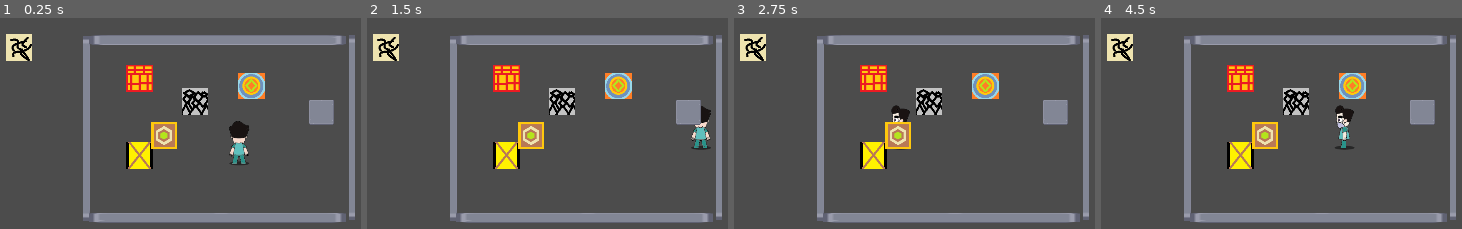
Above: before the commit, frames 1-4 (left to right).
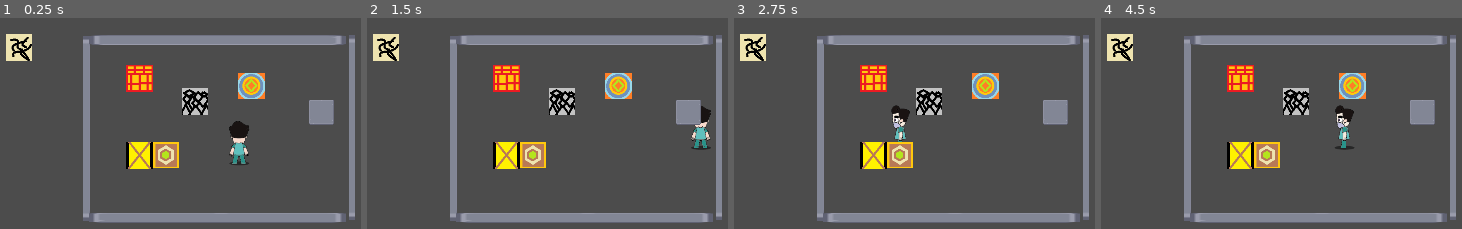
Above: after the commit, the same moments.

Repository: GaEsRaRe/UPCGameJam2018
Game: Godot game, scene res://Scenes/test.tscn
The game is run twice, just before and just after one commit, with the same random seed, the same clock (stepped at 60 frames per second) and the same inputs.
Inputs:
- Up to frame 1 (0.25 s): no input
- Up to frame 2 (1.5 s): tap Enter at 0.5 s; hold Right (ui_right) from 0.53 s (still down); tap Up (ui_up) at 0.77 s; tap Space at 1.25 s
- Up to frame 3 (2.75 s): tap Up (ui_up) at 1.52 s; tap Enter at 2 s; release Right (ui_right) at 2.03 s; hold Left (ui_left) from 2.03 s (still down)
- Up to frame 4 (4.5 s): tap Space at 2.75, 4.25 s; release Left (ui_left) at 2.78 s; hold Right (ui_right) 2.78-4.28 s; tap Up (ui_up) at 3.02, 3.77 s; tap Enter at 3.5 s; hold Left (ui_left) from 4.28 s (still down)

The runs differ from the first frame. In frame 1, 1.5% of the frame differs, in the area x 41-50%, y 49-72%; in frame 2, 1.5%; in frame 3, 1.5%; in frame 4, 1.5%.

Commit message:
Dat
Dat

Diff:
--- a/Assets/Breakable.tscn
+++ b/Assets/Breakable.tscn
@@ -18,7 +18,7 @@
 custom_solver_bias = 0.0
 extents = Vector2( 10, 95 )
 
-[node name="Breakable" type="StaticBody2D" index="0"]
+[node name="Breakable" type="StaticBody2D"]
 
 input_pickable = false
 collision_layer = 1
--- a/Assets/Player.tscn
+++ b/Assets/Player.tscn
@@ -68,7 +68,7 @@
 [node name="AnimatedSprite" type="AnimatedSprite" parent="." index="2"]
 
 frames = SubResource( 2 )
-animation = "UP"
+animation = "DOWN"
 centered = false
 offset = Vector2( 0, -64 )
 _sections_unfolded = [ "Transform" ]
--- a/Assets/Teleport.tscn
+++ b/Assets/Teleport.tscn
@@ -3,14 +3,13 @@
 [ext_resource path="res://Scripts/Teleport.gd" type="Script" id=1]
 [ext_resource path="res://TP.png" type="Texture" id=2]
 
-[sub_resource type="RectangleShape2D" id=6]
+[sub_resource type="RectangleShape2D" id=1]
 
 custom_solver_bias = 0.0
 extents = Vector2( 32, 32 )
 
 [node name="Teleport" type="Area2D"]
 
-editor/display_folded = true
 position = Vector2( 757.139, 225.142 )
 input_pickable = true
 gravity_vec = Vector2( 0, 1 )
--- a/Scenes/1.6.tscn
+++ b/Scenes/1.6.tscn
@@ -6,7 +6,7 @@
 [ext_resource path="res://Assets/Player.tscn" type="PackedScene" id=4]
 [ext_resource path="res://Assets/Breakable.tscn" type="PackedScene" id=5]
 
-[node name="0-0" type="Node2D" index="0"]
+[node name="0-0" type="Node2D"]
 
 _sections_unfolded = [ "Transform" ]
 
--- a/Scenes/MainMenu.tscn
+++ b/Scenes/MainMenu.tscn
@@ -1,17 +1,35 @@
 [gd_scene load_steps=4 format=2]
 
 [ext_resource path="res://fakeMenu.jpg" type="Texture" id=1]
-[ext_resource path="res://Fonts/orange juice 2.0.ttf" type="DynamicFontData" id=2]
+[ext_resource path="res://Fonts/Font.tres" type="DynamicFont" id=2]
 
-[sub_resource type="DynamicFont" id=1]
+[sub_resource type="GDScript" id=1]
 
-size = 123
-use_mipmaps = false
-use_filter = false
-font_data = ExtResource( 2 )
-_sections_unfolded = [ "Extra Spacing", "Font", "Settings" ]
+script/source = "extends Node
+
+# class member variables go here, for example:
+# var a = 2
+# var b = \"textvar\"
+
+func _ready():
+	# Called when the node is added to the scene for the first time.
+	# Initialization here
+	pass
+
+#func _process(delta):
+#	# Called every frame. Delta is time since last frame.
+#	# Update game logic here.
+#	pass
+
+
+func _on_Button_button_down():
+	get_tree().change_scene(\"res://Scenes/Opening.tscn\")
+	pass # replace with function body
+"
 
 [node name="MainMenu" type="Node"]
+
+script = SubResource( 1 )
 
 [node name="Control" type="Control" parent="." index="0"]
 
@@ -66,19 +84,76 @@
 anchor_top = 0.0
 anchor_right = 0.0
 anchor_bottom = 0.0
-margin_left = 1174.0
-margin_top = 162.0
-margin_right = 1699.0
-margin_bottom = 286.0
+margin_left = 95.0
+margin_top = 130.0
+margin_right = 620.0
+margin_bottom = 254.0
 rect_pivot_offset = Vector2( 0, 0 )
 rect_clip_content = false
 mouse_filter = 2
 mouse_default_cursor_shape = 0
 size_flags_horizontal = 1
 size_flags_vertical = 4
-custom_fonts/font = SubResource( 1 )
+custom_fonts/font = ExtResource( 2 )
+custom_colors/font_color = Color( 0, 0, 0, 1 )
 text = "Mind Maze"
 percent_visible = 1.0
 lines_skipped = 0
 max_lines_visible = -1
-_sections_unfolded = [ "custom_fonts" ]
+_sections_unfolded = [ "custom_colors", "custom_fonts", "custom_styles" ]
+
+[node name="Button" type="Button" parent="Control" index="3"]
+
+anchor_left = 0.0
+anchor_top = 0.0
+anchor_right = 0.0
+anchor_bottom = 0.0
+margin_left = 129.0
+margin_top = 475.0
+margin_right = 739.0
+margin_bottom = 605.0
+rect_pivot_offset = Vector2( 0, 0 )
+rect_clip_content = false
+focus_mode = 2
+mouse_filter = 0
+mouse_default_cursor_shape = 0
+size_flags_horizontal = 1
+size_flags_vertical = 1
+custom_fonts/font = ExtResource( 2 )
+toggle_mode = false
+enabled_focus_mode = 2
+shortcut = null
+group = null
+text = "Start Game"
+flat = true
+align = 1
+_sections_unfolded = [ "custom_colors", "custom_fonts", "custom_styles" ]
+
+[node name="Button2" type="Button" parent="Control" index="4"]
+
+anchor_left = 0.0
+anchor_top = 0.0
+anchor_right = 0.0
+anchor_bottom = 0.0
+margin_left = 128.0
+margin_top = 658.0
+margin_right = 738.0
+margin_bottom = 788.0
+rect_pivot_offset = Vector2( 0, 0 )
+rect_clip_content = false
+focus_mode = 2
+mouse_filter = 0
+mouse_default_cursor_shape = 0
+size_flags_horizontal = 1
+size_flags_vertical = 1
+custom_fonts/font = ExtResource( 2 )
+toggle_mode = false
+enabled_focus_mode = 2
+shortcut = null
+group = null
+text = "Credits"
+flat = true
+align = 1
+_sections_unfolded = [ "custom_colors", "custom_fonts", "custom_styles" ]
+
+[connection signal="button_down" from="Control/Button" to="." method="_on_Button_button_down"]
--- /dev/null
+++ b/Scenes/Opening.tscn
@@ -0,0 +1,219 @@
+[gd_scene load_steps=6 format=2]
+
+[ext_resource path="res://blacground.png" type="Texture" id=1]
+[ext_resource path="res://Fonts/trench100free.ttf" type="DynamicFontData" id=2]
+
+[sub_resource type="GDScript" id=3]
+
+script/source = "extends Node2D
+
+onready var animation = get_node(\"Camera2D/AnimationPlayer\")
+export var go = false
+func _ready():
+	animation.play(\"Opening\")
+	set_process(true)
+	pass
+
+func _process(delta):
+	if go:
+		get_tree().change_scene(\"res://Scenes/1-1.tscn\")
+
+	pass"
+
+[sub_resource type="DynamicFont" id=1]
+
+size = 100
+use_mipmaps = false
+use_filter = false
+font_data = ExtResource( 2 )
+_sections_unfolded = [ "Font", "Settings" ]
+
+[sub_resource type="Animation" id=2]
+
+resource_name = "Opening"
+length = 8.0
+loop = false
+step = 0.1
+tracks/0/type = "value"
+tracks/0/path = NodePath("Label:text")
+tracks/0/interp = 1
+tracks/0/loop_wrap = true
+tracks/0/imported = false
+tracks/0/enabled = true
+tracks/0/keys = {
+"times": PoolRealArray( 0, 0.2, 0.4, 0.6, 0.8, 1, 1.2, 1.4, 1.6, 1.8, 2, 2.2, 2.4, 2.6, 2.8, 3, 3.2, 3.4, 3.6 ),
+"transitions": PoolRealArray( 1, 1, 1, 1, 1, 1, 1, 1, 1, 1, 1, 1, 1, 1, 1, 1, 1, 1, 1 ),
+"update": 1,
+"values": [ "", "2", "20", "205", "2058", "2058 M", "2058 ME", "2058 MEM", "2058 MEMO", "2058 MEMOR", "2058 MEMORY ", "2058 MEMORY R", "2058 MEMORY RE", "2058 MEMORY REC", "2058 MEMORY RECO", "2058 MEMORY RECOV", "2058 MEMORY RECOVE", "2058 MEMORY RECOVER", "2058 MEMORY RECOVERY" ]
+}
+tracks/1/type = "value"
+tracks/1/path = NodePath("Label2:text")
+tracks/1/interp = 1
+tracks/1/loop_wrap = true
+tracks/1/imported = false
+tracks/1/enabled = true
+tracks/1/keys = {
+"times": PoolRealArray( 0, 3.8, 4, 4.2, 4.4, 4.6, 4.8 ),
+"transitions": PoolRealArray( 1, 1, 1, 1, 1, 1, 1 ),
+"update": 1,
+"values": [ "", "C", "CE", "CEN", "CENT", "CENTE", "CENTER" ]
+}
+tracks/2/type = "value"
+tracks/2/path = NodePath("Label3:modulate")
+tracks/2/interp = 1
+tracks/2/loop_wrap = true
+tracks/2/imported = false
+tracks/2/enabled = true
+tracks/2/keys = {
+"times": PoolRealArray( 0, 4.8, 6.9 ),
+"transitions": PoolRealArray( 1, 1, 1 ),
+"update": 0,
+"values": [ Color( 1, 1, 1, 0 ), Color( 1, 1, 1, 0 ), Color( 1, 1, 1, 1 ) ]
+}
+tracks/3/type = "method"
+tracks/3/path = NodePath("..")
+tracks/3/interp = 1
+tracks/3/loop_wrap = true
+tracks/3/imported = false
+tracks/3/enabled = true
+tracks/3/keys = {
+"times": PoolRealArray( 0 ),
+"transitions": PoolRealArray( 1 ),
+"values": [ {
+"args": [  ],
+"method": ""
+} ]
+}
+tracks/4/type = "value"
+tracks/4/path = NodePath("..:go")
+tracks/4/interp = 1
+tracks/4/loop_wrap = true
+tracks/4/imported = false
+tracks/4/enabled = true
+tracks/4/keys = {
+"times": PoolRealArray( 0, 6.9, 7.1 ),
+"transitions": PoolRealArray( 1, 1, 1 ),
+"update": 1,
+"values": [ false, false, true ]
+}
+
+[node name="Node2D" type="Node2D" index="0"]
+
+script = SubResource( 3 )
+_sections_unfolded = [ "Transform" ]
+go = true
+
+[node name="Camera2D" type="Camera2D" parent="." index="0"]
+
+anchor_mode = 1
+rotating = false
+current = true
+zoom = Vector2( 1, 1 )
+limit_left = -10000000
+limit_top = -10000000
+limit_right = 10000000
+limit_bottom = 10000000
+limit_smoothed = false
+drag_margin_h_enabled = true
+drag_margin_v_enabled = true
+smoothing_enabled = false
+smoothing_speed = 5.0
+offset_v = 0.0
+offset_h = 0.0
+drag_margin_left = 0.2
+drag_margin_top = 0.2
+drag_margin_right = 0.2
+drag_margin_bottom = 0.2
+editor_draw_screen = true
+editor_draw_limits = false
+editor_draw_drag_margin = false
+
+[node name="blacground" type="Sprite" parent="Camera2D" index="0"]
+
+position = Vector2( 40.1585, -22.09 )
+scale = Vector2( 2.17122, 2.52572 )
+texture = ExtResource( 1 )
+
+[node name="Label2" type="Label" parent="Camera2D" index="1"]
+
+anchor_left = 0.0
+anchor_top = 0.0
+anchor_right = 0.0
+anchor_bottom = 0.0
+margin_left = -582.0
+margin_top = 28.0
+margin_right = 569.0
+margin_bottom = 128.0
+rect_pivot_offset = Vector2( 0, 0 )
+rect_clip_content = false
+mouse_filter = 2
+mouse_default_cursor_shape = 0
+size_flags_horizontal = 1
+size_flags_vertical = 4
+custom_fonts/font = SubResource( 1 )
+text = "CENTER"
+align = 1
+percent_visible = 1.0
+lines_skipped = 0
+max_lines_visible = -1
+_sections_unfolded = [ "custom_fonts" ]
+
+[node name="Label" type="Label" parent="Camera2D" index="2"]
+
+anchor_left = 0.0
+anchor_top = 0.0
+anchor_right = 0.0
+anchor_bottom = 0.0
+margin_left = -607.0
+margin_top = -100.0
+margin_right = 544.0
+rect_pivot_offset = Vector2( 0, 0 )
+rect_clip_content = false
+mouse_filter = 2
+mouse_default_cursor_shape = 0
+size_flags_horizontal = 1
+size_flags_vertical = 4
+custom_fonts/font = SubResource( 1 )
+text = "2058 MEMORY RECOVERY"
+align = 1
+percent_visible = 1.0
+lines_skipped = 0
+max_lines_visible = -1
+_sections_unfolded = [ "Grow Direction", "Rect", "custom_fonts" ]
+
+[node name="Label3" type="Label" parent="Camera2D" index="3"]
+
+anchor_left = 0.0
+anchor_top = 0.0
+anchor_right = 0.0
+anchor_bottom = 0.0
+margin_left = -582.0
+margin_top = 220.0
+margin_right = 602.0
+margin_bottom = 320.0
+rect_pivot_offset = Vector2( 0, 0 )
+rect_clip_content = false
+mouse_filter = 2
+mouse_default_cursor_shape = 0
+size_flags_horizontal = 1
+size_flags_vertical = 4
+custom_fonts/font = SubResource( 1 )
+text = "inside patienet subconscious"
+align = 1
+percent_visible = 1.0
+lines_skipped = 0
+max_lines_visible = -1
+_sections_unfolded = [ "Grow Direction", "Rect", "Visibility", "custom_fonts" ]
+
+[node name="Sprite" type="Sprite" parent="Camera2D" index="4"]
+
+[node name="AnimationPlayer" type="AnimationPlayer" parent="Camera2D" index="5"]
+
+root_node = NodePath("..")
+autoplay = ""
+playback_process_mode = 1
+playback_default_blend_time = 0.0
+playback_speed = 1.0
+anims/Opening = SubResource( 2 )
+blend_times = [  ]
+_sections_unfolded = [ "Playback Options" ]
--- a/Scenes/test.tscn
+++ b/Scenes/test.tscn
@@ -172,13 +172,12 @@
 
 [node name="Door-switch" type="Node2D" parent="." index="7"]
 
-editor/display_folded = true
 position = Vector2( 499.258, 145.56 )
 script = ExtResource( 8 )
 
 [node name="switch" type="Area2D" parent="Door-switch" index="0"]
 
-position = Vector2( -151.002, 65.2981 )
+position = Vector2( -146.811, 112 )
 input_pickable = true
 gravity_vec = Vector2( 0, 1 )
 gravity = 98.0
@@ -207,7 +206,7 @@
 collision_mask = 1
 collision/safe_margin = 0.08
 script = ExtResource( 10 )
-direction = Vector2( 0, 0 )
+direction = Vector2( 1, 0 )
 state = false
 distance = 100
 
--- a/Scripts/Breakable.gd
+++ b/Scripts/Breakable.gd
@@ -4,9 +4,12 @@
 onready var colly = get_node("Body")
 
 func _ready():
+	set_physics_process(true)
+	pass
+
+func _physics_process(delta):
 
 	pass
-
 
 func _on_Area2D_body_entered(body):
 	if body.is_in_group("Player"):
--- a/Scripts/Door-switch.gd
+++ b/Scripts/Door-switch.gd
@@ -1,6 +1,7 @@
 extends Node2D
 
 onready var door = get_node("Door")
+onready  var tween = get_node("Door/Tween")
 
 func _ready():
 	# Called when the node is added to the scene for the first time.
@@ -15,5 +16,5 @@
 
 func _on_switch_body_entered(body):
 	if body.is_in_group("Player") or body.is_in_group("Box"):
-		pass
+		door.move()
 	pass # replace with function body
--- a/Scripts/Door.gd
+++ b/Scripts/Door.gd
@@ -1,6 +1,6 @@
 extends KinematicBody2D
 
-export var direction = Vector2(0,0)
+export var direction = Vector2(1,0)
 onready var tween = get_node("Tween")
 export var state = false
 export var distance = 100
@@ -11,5 +11,7 @@
 	pass
 
 func move():
+	print("ready")
 	tween.interpolate_property(self,"transform/pos",position, position + (distance * direction),1,Tween.TRANS_SINE,Tween.EASE_OUT)
 	tween.start()
+	pass
Not shown: 1 places in Assets/Teleport.tscn that only renumber resources
Binary file added: Fonts/trench100free.ttf
Not shown, added: Sprites/backgroundMenu.png.import
Binary file changed: floor1.png
